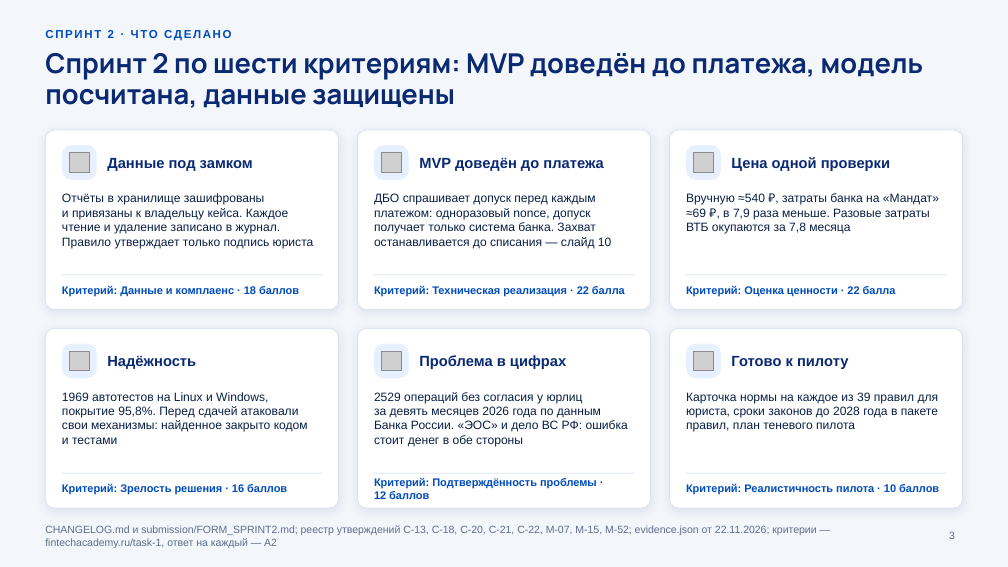
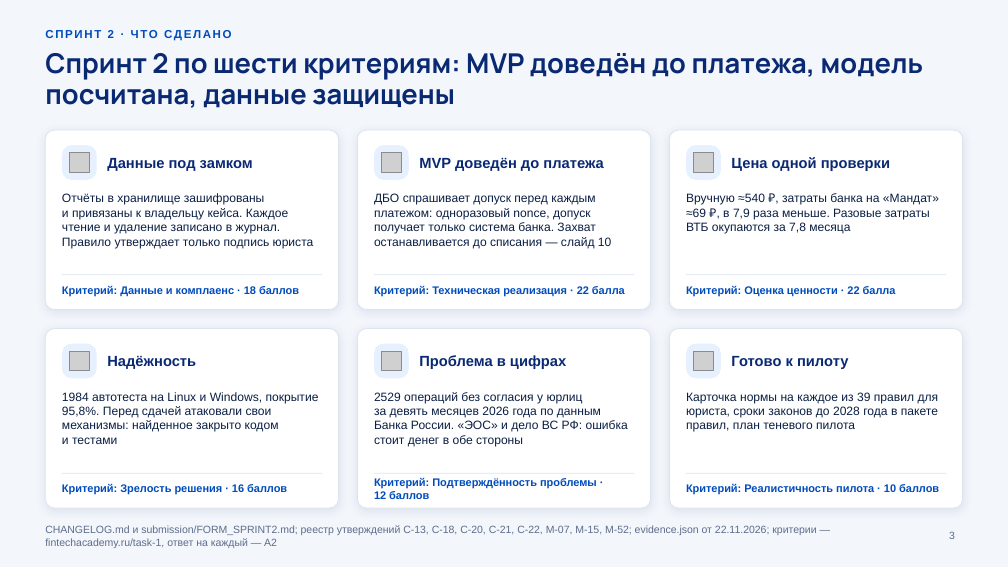
Before and after one commit to KonkovDV/Mandat, a slide deck: slide 3 of submission/slides/Mandat_VTB.pptx. Drawn at 1008x567 pixels with LibreOffice and Linux fonts; fonts in the diff are those of the drawing; grey boxes stand for pictures; background and template pictures are left out. Boxes give left, top, right and bottom in pixels: in the first picture for what was removed or moved away, otherwise in the second. Text is boxed around its words. In the diff, an @@ line names an element or a change of style, - is before the commit and + after.

```diff
--- a/submission/slides/Mandat_VTB.pptx
+++ b/submission/slides/Mandat_VTB.pptx
@@ text at [62,392,319,444]: text changed @@
-1969 автотестов на Linux и Windows, покрытие 95,8%. Перед сдачей атаковали свои механизмы: найденное закрыто кодом и тестами
+1984 автотеста на Linux и Windows, покрытие 95,8%. Перед сдачей атаковали свои механизмы: найденное закрыто кодом и тестами
```
Also in this commit, not shown: 10 other slides changed, 31 other files.
